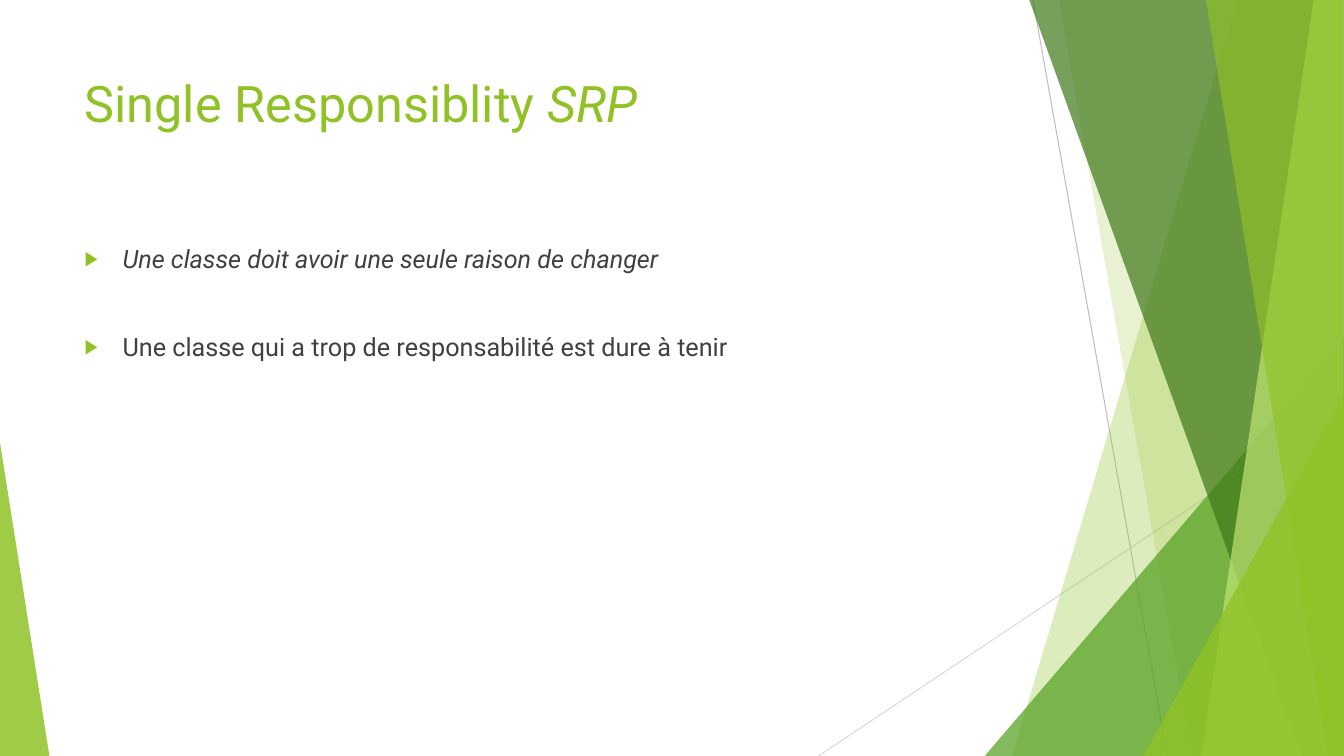
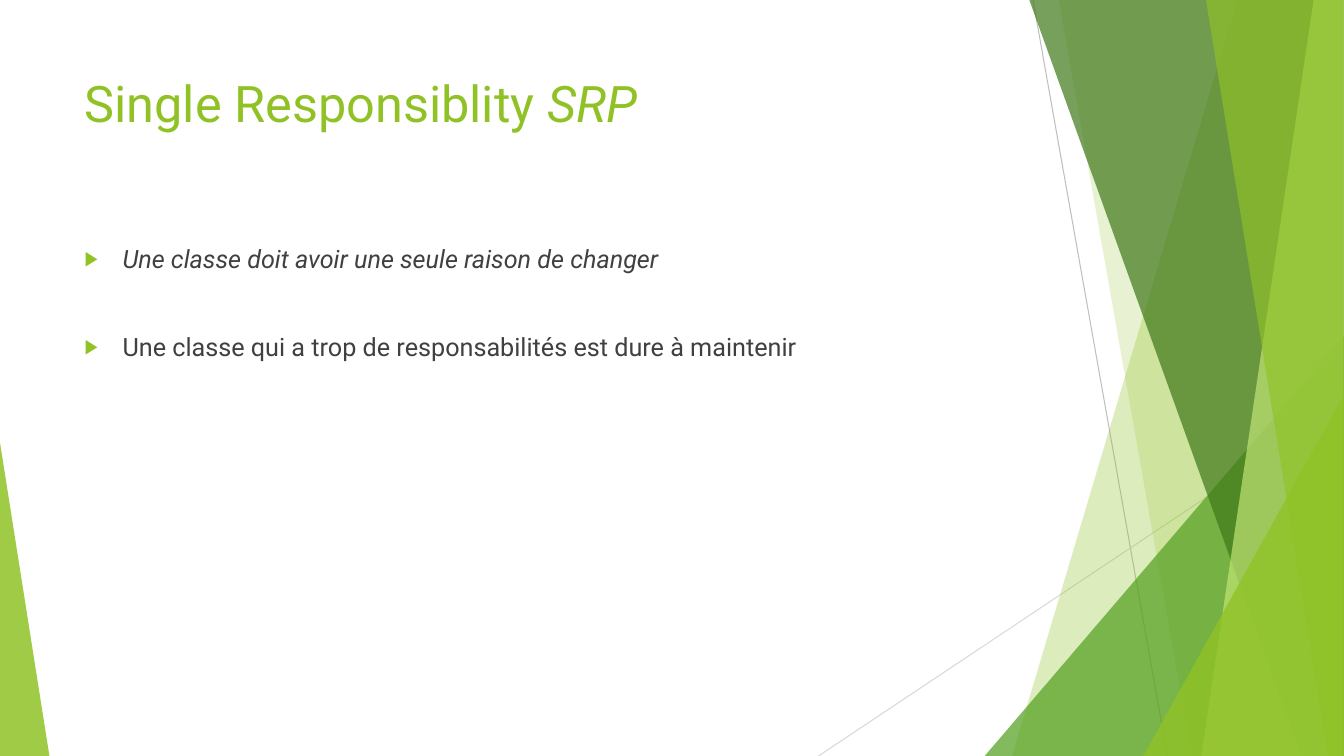
Before and after one commit to worming004/SimpleIsNotEasy, a slide deck: slide 8 of PPT/Easy != Simple.pptx. Drawn at 1344x756 pixels with LibreOffice and Linux fonts; fonts in the diff are those of the drawing. Boxes give left, top, right and bottom in pixels: in the first picture for what was removed or moved away, otherwise in the second. Text is boxed around its words. In the diff, an @@ line names an element or a change of style, - is before the commit and + after.

```diff
--- a/PPT/Easy != Simple.pptx
+++ b/PPT/Easy != Simple.pptx
@@ text at (123,337,796,361): text changed @@
-▶ Une classe qui a trop de responsabilité est dure à tenir
+▶ Une classe qui a trop de responsabilités est dure à maintenir
```
Also in this commit, not shown: 13 other slides changed.
